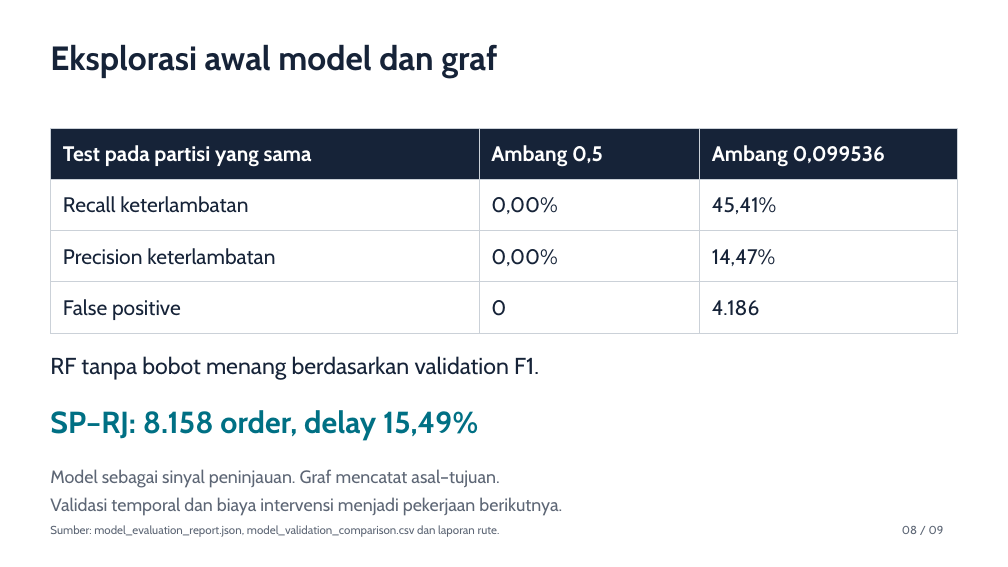
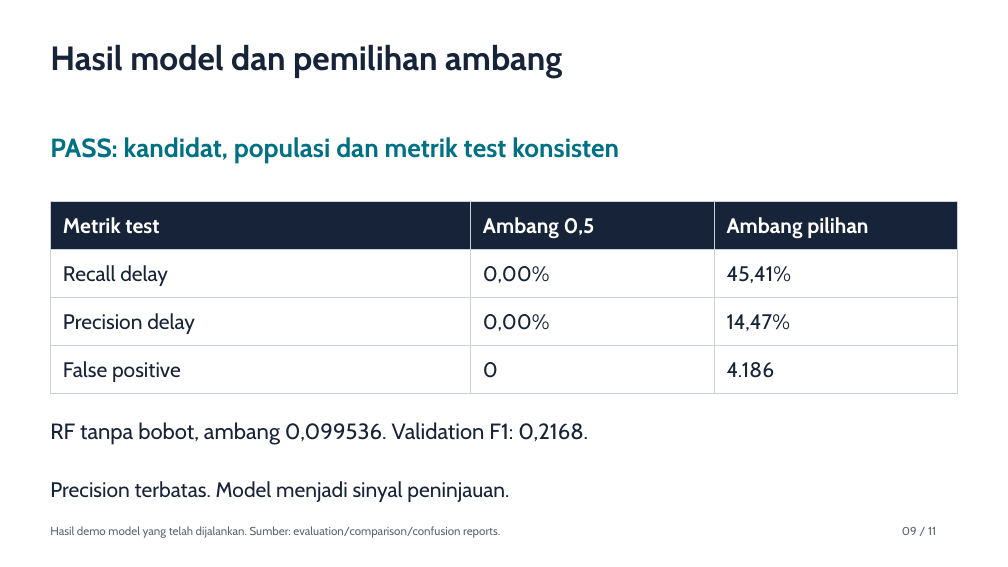
Before and after one commit to yanlis-lase-SSG7/2611-bigDataAnalitycs-assignment1, a slide deck: slide 9 of presentations/Assignment_I_Olist_2702751284.pptx (slide 8 before the commit). Drawn at 1008x567 pixels with LibreOffice and Linux fonts; fonts in the diff are those of the drawing. Boxes give left, top, right and bottom in pixels: in the first picture for what was removed or moved away, otherwise in the second. Text is boxed around its words. In the diff, an @@ line names an element or a change of style, - is before the commit and + after.

```diff
--- a/presentations/Assignment_I_Olist_2702751284.pptx
+++ b/presentations/Assignment_I_Olist_2702751284.pptx
@@ text at (50,44,562,78): text changed @@
-Eksplorasi awal model dan graf
+Hasil model dan pemilihan ambang
@@ text added at (50,137,619,163), 25 pt, text #007084, bold @@
+PASS: kandidat, populasi dan metrik test konsisten
@@ table at (51,202,958,394) @@
-row 1, column 1: Test pada partisi yang sama
+row 1, column 1: Metrik test
-row 1, column 3: Ambang 0,099536
+row 1, column 3: Ambang pilihan
-row 2, column 1: Recall keterlambatan
+row 2, column 1: Recall delay
-row 3, column 1: Precision keterlambatan
+row 3, column 1: Precision delay
@@ table: place and size @@
-table at (51,128,959,333)
+table at (51,202,958,394)
@@ text removed at (50,410,478,440) @@
-SP–RJ: 8.158 order, delay 15,49%
@@ text at (50,422,588,445): text changed; size 22 to 21 pt @@
-RF tanpa bobot menang berdasarkan validation F1.
+RF tanpa bobot, ambang 0,099536. Validation F1: 0,2168.
@@ text at (50,481,509,502): text changed; size 17 to 20 pt; text colour #5D6675 to #162338 @@
-Model sebagai sinyal peninjauan. Graf mencatat asal–tujuan.
-Validasi temporal dan biaya intervensi menjadi pekerjaan berikutnya.
+Precision terbatas. Model menjadi sinyal peninjauan.
@@ text at (50,526,500,538): text changed @@
-Sumber: model_evaluation_report.json, model_validation_comparison.csv dan laporan rute.
+Hasil demo model yang telah dijalankan. Sumber: evaluation/comparison/confusion reports.
@@ text at (902,527,936,535): text changed @@
-08 / 09
+09 / 11
```
Also in this commit, not shown: 4 other slides changed, 6 slides added, 4 slides removed, 4 other files.
